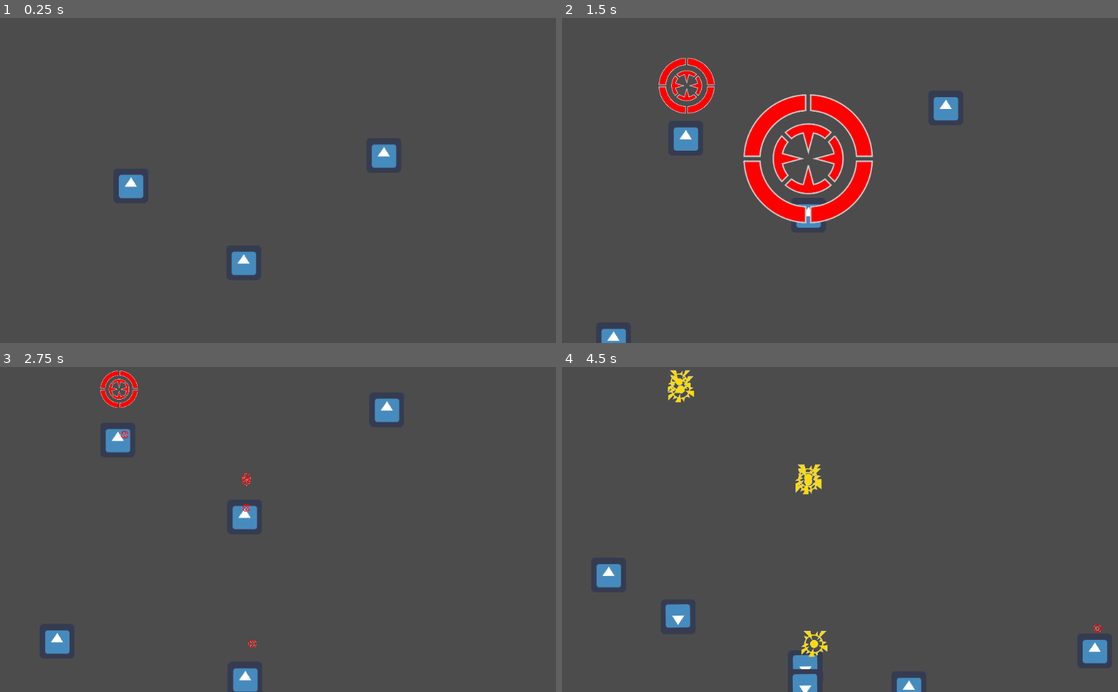
Above: before the commit, frames 1-4 (two rows, left to right).
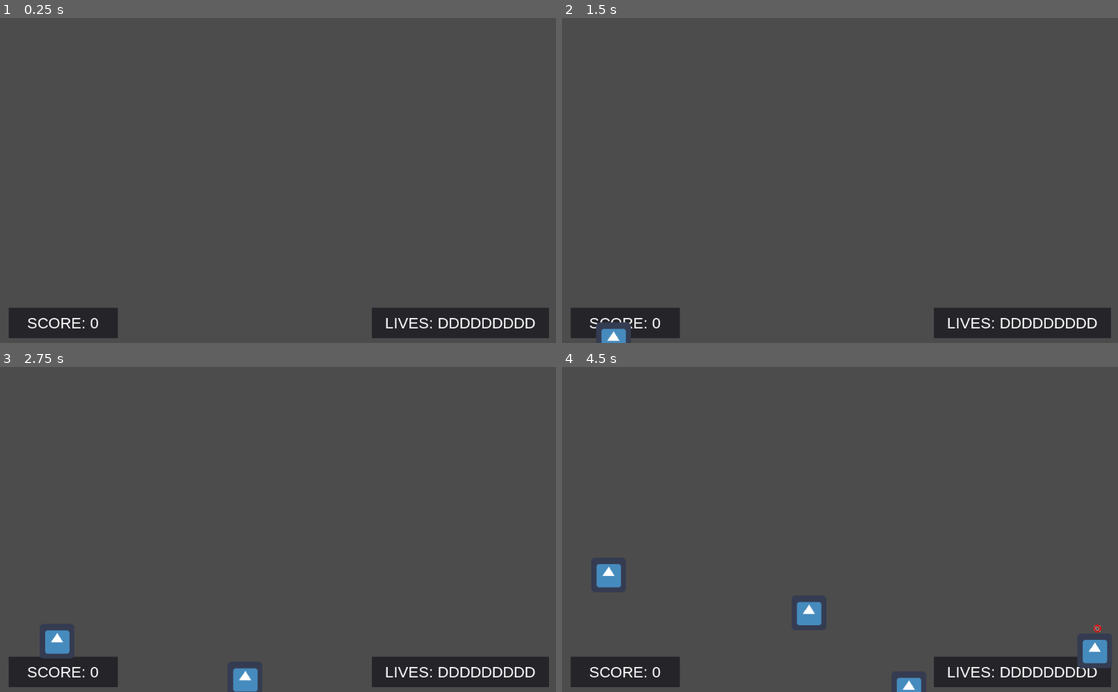
Above: after the commit, the same moments.

Repository: TheSolarPrincess/tnuHkcuD
Game: Godot game, scene res://BaseGame.tscn
Same seed, same stepped clock (60 frames per second), same inputs: the game is played once before the commit and once after it. The engine's default icon, where the game draws it, is replaced by a stand-in: a white triangle on a blue panel in a dark square.
Inputs (mouse positions are in pixels of both pictures, inside the frame that each line leads up to):
- Up to frame 1 (0.25 s): no input
- Up to frame 2 (1.5 s): move the mouse to (962, 164) at 0.52 s; click (962, 164) at 0.67 s; drag from (728, 196) to (940, 118) at 1.27 s
- Up to frame 3 (2.75 s): move the mouse to (333, 458) at 2.02 s; click (333, 458) at 2.17 s
- Up to frame 4 (4.5 s): drag from (812, 594) to (951, 409) at 2.77 s; move the mouse to (1006, 578) at 3.52 s; click (1006, 578) at 3.67 s; drag from (673, 480) to (806, 477) at 4.27 s

The runs differ from the first frame. In frame 1, 5.7% of the frame differs, in the area x 1-99%, y 38-99%; in frame 2, 11%, in the area x 1-99%, y 12-99%; in frame 3, 6.2%; in frame 4, 6.4%.

Commit message:
Feature-complete

Diff:
--- a/BaseGame.tscn
+++ b/BaseGame.tscn
@@ -1,33 +1,46 @@
 [gd_scene load_steps=3 format=2]
 
-[ext_resource path="res://Duck.tscn" type="PackedScene" id=1]
+[ext_resource path="res://UI.tscn" type="PackedScene" id=2]
 
 [sub_resource type="GDScript" id=1]
 script/source = "extends Node2D
 
 var duck_prefab = preload(\"res://Duck.tscn\")
 
+var score = 0
+var hitpoints = 10
 
+func _on_Duck_death():
+	hitpoints -= 1
+	$UI.render_lives(hitpoints)
+	if hitpoints < 0:
+		get_tree().change_scene(\"res://GameOver.tscn\")
+
+func _on_Duck_score():
+	score += 1
+	ScoreKeeper.score += 1
+	$UI.render_score(score)
 
 func _on_DuckSpawnTimer_timeout():
 	var duck = duck_prefab.instance()
 	$Ducks.add_child(duck)
 	duck.position = Vector2(rand_range(30, get_viewport().size.x - 30), get_viewport().size.y + 30)
+	duck.connect(\"death\", self, \"_on_Duck_death\")
+	duck.connect(\"score\", self, \"_on_Duck_score\")
+
 "
 
 [node name="root" type="Node2D"]
 script = SubResource( 1 )
 
+[node name="UI" parent="." instance=ExtResource( 2 )]
+anchor_right = 0.0
+anchor_bottom = 0.0
+margin_right = 1023.0
+margin_bottom = 602.0
+mouse_filter = 2
+
 [node name="Ducks" type="Node2D" parent="."]
-
-[node name="Duck" parent="Ducks" instance=ExtResource( 1 )]
-position = Vector2( 242, 327 )
-
-[node name="Duck2" parent="Ducks" instance=ExtResource( 1 )]
-position = Vector2( 451, 469 )
-
-[node name="Duck3" parent="Ducks" instance=ExtResource( 1 )]
-position = Vector2( 703, 271 )
 
 [node name="DuckSpawnTimer" type="Timer" parent="."]
 autostart = true
--- a/Duck.gd
+++ b/Duck.gd
@@ -1,21 +1,34 @@
 extends Area2D
 
 class_name Duck
+
+signal score
+signal death
 
 const speed = 70
 
 var swerve_speed = 0
 
 func _process(delta):
-	self.position.y -= speed * delta
-	self.position.x += swerve_speed * delta
-	if self.position.y < -100:
-		destroy()
-	if $SverveTimer.is_stopped():
-		$SverveTimer.wait_time = rand_range(0.1, 1.0)
-		$SverveTimer.start()
+	if dragging:
+		var mousepos = get_viewport().get_mouse_position()
+		self.position = Vector2(mousepos.x, mousepos.y)
+	else:
+		self.position.y -= speed * delta
+		self.position.x += swerve_speed * delta
+		if self.position.y < -100:
+			top_reached()
+		if $SverveTimer.is_stopped():
+			$SverveTimer.wait_time = rand_range(0.1, 1.0)
+			$SverveTimer.start()
 
-func destroy():
+
+
+func top_reached():
+	var score = preload("res://ScorePoint.tscn").instance()
+	get_parent().add_child(score)
+	score.position = self.position + Vector2(0, 100)
+	emit_signal("score")
 	queue_free()
 
 func random_swerve():
@@ -30,7 +43,30 @@
 	var deadduck = prefab.instance()
 	get_parent().add_child(deadduck)
 	deadduck.position = self.global_position
+	emit_signal("death")
 	queue_free()
 
 func _on_SverveTimer_timeout():
 	random_swerve()
+
+
+###########################
+# Drag and Drop ###########
+###########################
+
+signal dragsignal
+
+func _ready():
+	connect("dragsignal",self,"_set_drag_pc")
+
+var dragging = false
+
+func _set_drag_pc():
+	dragging=!dragging
+
+func _on_Duck_input_event(viewport, event, shape_idx):
+	if event is InputEventMouseButton:
+		if event.button_index == BUTTON_LEFT and event.pressed:
+			emit_signal("dragsignal")
+		elif event.button_index == BUTTON_LEFT and !event.pressed:
+			emit_signal("dragsignal")
--- a/Duck.tscn
+++ b/Duck.tscn
@@ -12,17 +12,17 @@
 } ]
 
 [sub_resource type="CircleShape2D" id=3]
-radius = 36.8782
+radius = 31.3783
 
 [sub_resource type="GDScript" id=4]
 script/source = "extends Timer
 
 
-const probability = 0.05
+const probability = 0.04
 
 func _on_ShotTimer_timeout():
-	if rand_range(0.0, 1.0) > 0.05:
-		return
+	if get_parent().position.y < 100: return
+	if rand_range(0.0, 1.0) > probability: return
 	var shot = preload(\"res://Shot.tscn\").instance()
 	get_parent().get_parent().add_child(shot)
 	shot.position = get_parent().position - Vector2(0, (1.5 * Duck.speed))
@@ -47,5 +47,6 @@
 wait_time = 0.1
 autostart = true
 script = SubResource( 4 )
+[connection signal="input_event" from="." to="." method="_on_Duck_input_event"]
 [connection signal="timeout" from="SverveTimer" to="." method="_on_SverveTimer_timeout"]
 [connection signal="timeout" from="ShotTimer" to="ShotTimer" method="_on_ShotTimer_timeout"]
--- /dev/null
+++ b/GameOver.tscn
@@ -0,0 +1,94 @@
+[gd_scene load_steps=7 format=2]
+
+[ext_resource path="res://LiberationSans-Regular.ttf" type="DynamicFontData" id=1]
+
+[sub_resource type="DynamicFont" id=1]
+size = 90
+font_data = ExtResource( 1 )
+
+[sub_resource type="DynamicFont" id=2]
+size = 42
+font_data = ExtResource( 1 )
+
+[sub_resource type="GDScript" id=3]
+script/source = "extends Button
+
+
+
+func _on_Button_pressed():
+	ScoreKeeper.score = 0
+	get_tree().change_scene(\"res://BaseGame.tscn\")
+"
+
+[sub_resource type="DynamicFont" id=4]
+size = 29
+font_data = ExtResource( 1 )
+
+[sub_resource type="GDScript" id=5]
+script/source = "extends Label
+
+
+# Declare member variables here. Examples:
+# var a = 2
+# var b = \"text\"
+
+
+# Called when the node enters the scene tree for the first time.
+func _ready():
+	self.text = \"Score: \" + str(ScoreKeeper.score)
+
+
+# Called every frame. 'delta' is the elapsed time since the previous frame.
+#func _process(delta):
+#	pass
+"
+
+[node name="GameOver" type="Panel"]
+anchor_right = 1.0
+anchor_bottom = 1.0
+__meta__ = {
+"_edit_use_anchors_": false
+}
+
+[node name="Label" type="Label" parent="."]
+anchor_right = 1.0
+anchor_bottom = 1.0
+custom_fonts/font = SubResource( 1 )
+text = "Game Over"
+align = 1
+valign = 1
+
+[node name="Button" type="Button" parent="."]
+anchor_left = 0.5
+anchor_top = 1.0
+anchor_right = 0.5
+anchor_bottom = 1.0
+margin_left = -200.5
+margin_top = -122.525
+margin_right = 200.5
+margin_bottom = -46.5248
+custom_fonts/font = SubResource( 2 )
+text = "Again"
+script = SubResource( 3 )
+__meta__ = {
+"_edit_use_anchors_": false
+}
+
+[node name="Label2" type="Label" parent="."]
+anchor_left = 0.5
+anchor_top = 1.0
+anchor_right = 0.5
+anchor_bottom = 1.0
+margin_left = -175.292
+margin_top = -212.667
+margin_right = 172.708
+margin_bottom = -157.667
+custom_fonts/font = SubResource( 4 )
+text = "Score: 999"
+align = 1
+valign = 1
+script = SubResource( 5 )
+__meta__ = {
+"_edit_use_anchors_": false
+}
+[connection signal="pressed" from="Button" to="Button" method="_on_Button_pressed"]
--- /dev/null
+++ b/ScoreKeeper.tscn
@@ -0,0 +1,11 @@
+[gd_scene load_steps=2 format=2]
+
+[sub_resource type="GDScript" id=1]
+script/source = "extends Node
+
+
+var score = 0
+"
+
+[node name="ScoreKeeper" type="Node"]
+script = SubResource( 1 )
--- /dev/null
+++ b/ScorePoint.tscn
@@ -0,0 +1,41 @@
+[gd_scene load_steps=3 format=2]
+
+[ext_resource path="res://+1.png" type="Texture" id=1]
+
+[sub_resource type="Animation" id=1]
+resource_name = "New Anim"
+length = 1.5
+tracks/0/type = "value"
+tracks/0/path = NodePath(".:scale")
+tracks/0/interp = 1
+tracks/0/loop_wrap = true
+tracks/0/imported = false
+tracks/0/enabled = true
+tracks/0/keys = {
+"times": PoolRealArray( 0, 1, 1.3, 1.5 ),
+"transitions": PoolRealArray( 0.233258, 1, 1, 1 ),
+"update": 0,
+"values": [ Vector2( 0, 0 ), Vector2( 0.4, 0.4 ), Vector2( 0.4, 0.4 ), Vector2( 0, 0 ) ]
+}
+tracks/1/type = "value"
+tracks/1/path = NodePath(".:position")
+tracks/1/interp = 1
+tracks/1/loop_wrap = true
+tracks/1/imported = false
+tracks/1/enabled = true
+tracks/1/keys = {
+"times": PoolRealArray( 0, 1.5 ),
+"transitions": PoolRealArray( 1, 1 ),
+"update": 0,
+"values": [ Vector2( 0, 0 ), Vector2( 0, 100 ) ]
+}
+
+[node name="Node2D" type="Node2D"]
+
+[node name="+1" type="Sprite" parent="."]
+scale = Vector2( 1e-05, 1e-05 )
+texture = ExtResource( 1 )
+
+[node name="AnimationPlayer" type="AnimationPlayer" parent="+1"]
+autoplay = "New Anim"
+"anims/New Anim" = SubResource( 1 )
--- /dev/null
+++ b/UI.tscn
@@ -0,0 +1,75 @@
+[gd_scene load_steps=4 format=2]
+
+[ext_resource path="res://LiberationSans-Regular.ttf" type="DynamicFontData" id=1]
+
+[sub_resource type="GDScript" id=2]
+script/source = "extends Control
+
+func render_score(score:int):
+	$ScorePanel/ScoreLabel.text = \"SCORE: \" + str(score)
+
+func render_lives(lives:int):
+	var text = \"   Lives: \"
+	for i in lives:
+		text += \"D\"
+	$LivesPanel/LivesLabel.text = text
+"
+
+[sub_resource type="DynamicFont" id=1]
+size = 28
+font_data = ExtResource( 1 )
+
+[node name="UI" type="Control"]
+anchor_right = 1.0
+anchor_bottom = 1.0
+mouse_filter = 2
+script = SubResource( 2 )
+__meta__ = {
+"_edit_use_anchors_": false
+}
+
+[node name="ScorePanel" type="Panel" parent="."]
+anchor_top = 1.0
+anchor_bottom = 1.0
+margin_left = 16.0
+margin_top = -67.0
+margin_right = 217.0
+margin_bottom = -11.0
+mouse_filter = 2
+__meta__ = {
+"_edit_use_anchors_": false
+}
+
+[node name="ScoreLabel" type="Label" parent="ScorePanel"]
+anchor_right = 1.0
+anchor_bottom = 1.0
+custom_fonts/font = SubResource( 1 )
+text = "SCORE: 0"
+align = 1
+valign = 1
+uppercase = true
+
+[node name="LivesPanel" type="Panel" parent="."]
+anchor_left = 1.0
+anchor_top = 1.0
+anchor_right = 1.0
+anchor_bottom = 1.0
+margin_left = -338.0
+margin_top = -67.0
+margin_right = -12.0
+margin_bottom = -11.0
+mouse_filter = 2
+__meta__ = {
+"_edit_use_anchors_": false
+}
+
+[node name="LivesLabel" type="Label" parent="LivesPanel"]
+anchor_right = 1.0
+anchor_bottom = 1.0
+custom_fonts/font = SubResource( 1 )
+text = "   Lives: DDDDDDDDD"
+valign = 1
+uppercase = true
+__meta__ = {
+"_edit_use_anchors_": false
+}
--- a/project.godot
+++ b/project.godot
@@ -24,6 +24,10 @@
 run/main_scene="res://BaseGame.tscn"
 config/icon="res://icon.png"
 
+[autoload]
+
+ScoreKeeper="*res://ScoreKeeper.tscn"
+
 [rendering]
 
 environment/default_environment="res://default_env.tres"
Binary file added: +1.png
Not shown, added: +1.png.import
Binary file added: LiberationSans-Regular.ttf
